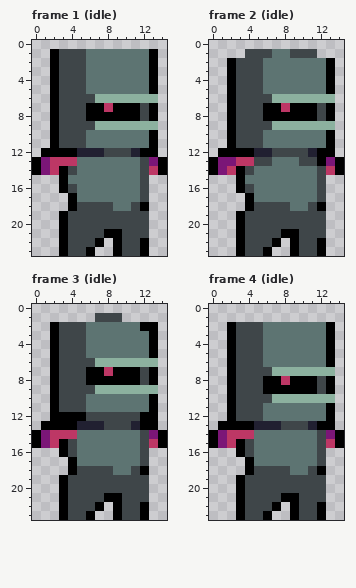
Two versions of one pixel-art file, asset/actor/player.aseprite. Above is the file before it was changed.
15x24 pixels, 14 frames. Shown: frame 1 (idle), frame 2 (idle), frame 3 (idle), frame 4 (idle). The commit also changed other frames, which this record leaves out.
The same view after the edit:
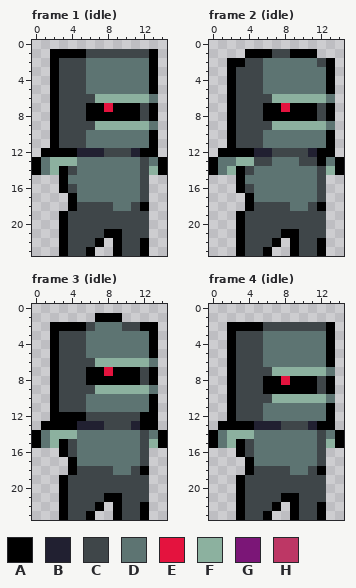
Palette (. is transparent): A #000000  B #212031  C #3f4649  D #5d7472  E #e4133e  F #8cb19f  G #7b1677  H #bd3765
The exact change:
--- frame 1 (idle)
@@ x 0..14 @@
  0 ...............
- 1 ..ACCCDDDDDDDA.
+ 1 ..AAAACCCCCCCA.
  2 ..ACCCDDDDDDDA.
@@ x 6..14 @@
  5 DDDDDDDA.
- 6 CFFFFFFF.
- 7 AAHAAACA.
+ 6 CFFFFFFD.
+ 7 AAEAAACA.
  8 AAAAAACA.
- 9 CFFFFFFF.
+ 9 CFFFFFFD.
 10 DDDDDDDA.
@@ x 0..14 @@
 12 .AAAABBBCCCBAA.
-13 AGHHHDDDDDDDCGA
-14 AGHACDDDDDDDCHA
+13 ADFFFDDDDDDDCDA
+14 ADFACDDDDDDDCFA
 15 ...ADDDDDDDDC..
--- frame 2 (idle)
@@ x 0..14 @@
  0 ...............
- 1 ....CCCDDCCC...
- 2 ..ACCCDDDDDDDA.
+ 1 ....AAACCAAA...
+ 2 ..AACCDDDDDDCA.
  3 ..ACCCDDDDDDDA.
@@ x 6..14 @@
  5 DDDDDDDA.
- 6 CFFFFFFF.
- 7 AAHAAACA.
+ 6 CFFFFFFD.
+ 7 AAEAAACA.
  8 AAAAAACA.
- 9 CFFFFFFF.
+ 9 CFFFFFFD.
 10 DDDDDDDA.
@@ x 0..14 @@
 12 .AAAABBCCCCBAA.
-13 AGGHHCCDDDCCAGA
-14 AGHACDDDDDDDCHA
+13 ADDFFCCDDDCCADA
+14 ADFACDDDDDDDCFA
 15 ...ADDDDDDDDC..
--- frame 3 (idle)
@@ x 0..14 @@
  0 ...............
- 1 .......CCC.....
- 2 ..ACCCDDDDDDAA.
+ 1 .......AAA.....
+ 2 ..AAAACDDDCCAA.
  3 ..ACCCDDDDDDDA.
@@ x 6..14 @@
  5 DDDDDDDA.
- 6 CFFFFFFF.
- 7 AAHAAACA.
+ 6 CFFFFFFD.
+ 7 AAEAAACA.
  8 AAAAAACA.
- 9 CFFFFFFF.
+ 9 CFFFFFFD.
 10 DDDDDDDA.
@@ x 0..14 @@
 13 .AAAABBBCCCBAA.
-14 AGHHHDDDDDDDCGA
-15 AGHACDDDDDDDCHA
+14 ADFFFDDDDDDDCDA
+15 ADFACDDDDDDDCFA
 16 ...ACDDDDDDDC..
--- frame 4 (idle)
@@ x 0..14 @@
  1 ...............
- 2 ..ACCCDDDDDDDA.
+ 2 ..AAAACCCCCCCA.
  3 ..ACCCDDDDDDDA.
@@ x 6..14 @@
  6 DDDDDDDA.
- 7 CFFFFFFF.
- 8 AAHAAACA.
+ 7 CFFFFFFD.
+ 8 AAEAAACA.
  9 AAAAAACA.
-10 CFFFFFFF.
+10 CFFFFFFD.
 11 DDDDDDDA.
@@ x 0..14 @@
 13 .AAAABBBCCCBAA.
-14 AGHHHDDDDDDDCGA
-15 AGHACDDDDDDDCHA
+14 ADFFFDDDDDDDCDA
+15 ADFACDDDDDDDCFA
 16 ...ACDDDDDDDC..
